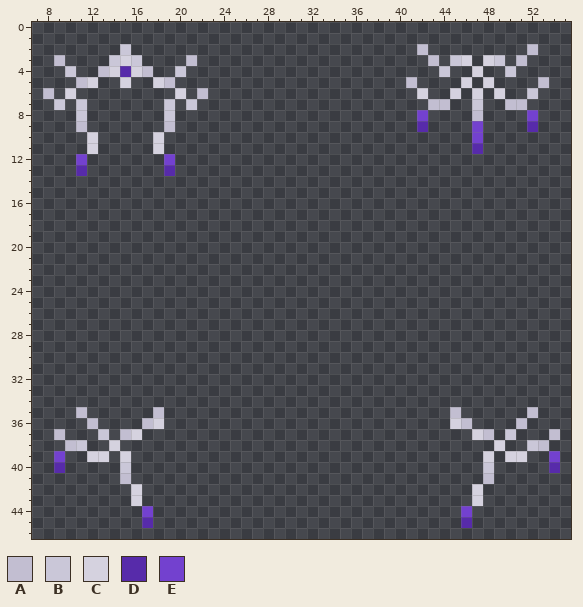
File history of a pixel-art sprite, Resources/Textures/_RMC14/Mobs/Skrells/headdress.rsi/skrell_silvdia_s.png. Above: the version before the commit.
The file is 64x64 pixels. Shown: x 7..55, y 0..46.
Palette (. is transparent): A #c2bed1  B #cac7d8  C #d5d2df  D #572baa  E #7341cf
Once edited:
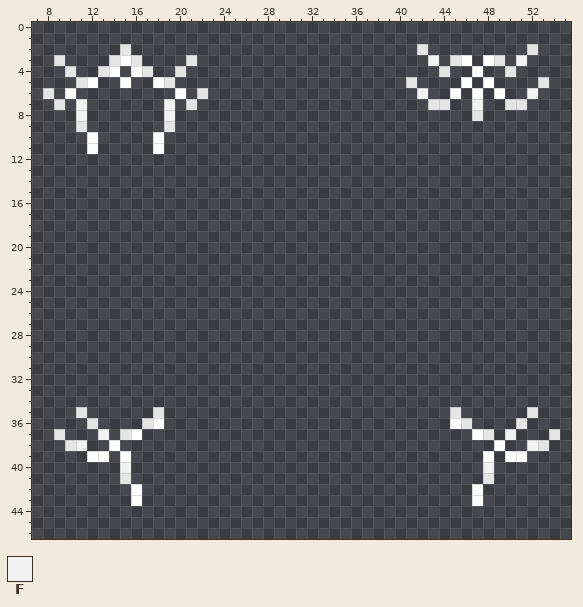
Colours new in this view: F #f2f2f2
What changed:
@@ palette @@
-A #c2bed1
+A #e5e5e5
-C #d5d2df
+C #ffffff
@@ x 7..55 @@
  1 .................................................
- 2 ........B..........................A.........A...
- 3 ..A....BCB....A.....................A.BC.CB.A....
- 4 ...B..ACDCA..B.......................B..C..B.....
+ 2 ........A..........................A.........A...
+ 3 ..A....ACA....A.....................F.AC.CA.F....
+ 4 ...A..AC.CA..A.......................A..C..A.....
  5 ....AC..C..CA.....................A....C.C....A..
- 6 .A.C.........C.A...................C..C.C.C..B...
- 7 ..B.B.......B.B.....................AA..B..AA....
- 8 ....B.......B......................E....A....E...
- 9 ....A.......A......................D....E....D...
-10 .....C.....C............................E........
-11 .....C.....C............................D........
-12 ....E.......E....................................
-13 ....D.......D....................................
+ 6 .A.C.........C.A...................F..C.C.C..F...
+ 7 ..A.F.......F.A.....................AA..F..AA....
+ 8 ....F.......F...........................A........
+ 9 ....A.......A....................................
+10 .....C.....C.....................................
+11 .....C.....C.....................................
+12 .................................................
+13 .................................................
 14 .................................................
@@ x 7..55 @@
 36 .....A....AC..........................CA....A....
-37 ..A...B.AC..............................CA.B...A.
-38 ...AB..C..................................C..BA..
-39 ..E..CC.C................................C.CC..E.
-40 ..D.....B................................B.....D.
+37 ..A...F.AC..............................CA.F...A.
+38 ...AF..C..................................C..FA..
+39 .....CC.C................................C.CC....
+40 ........F................................F.......
 41 ........A................................A.......
@@ x 15..48 @@
 43 .C..............................C.
-44 ..E............................E..
-45 ..D............................D..
+44 ..................................
+45 ..................................
 46 ..................................
